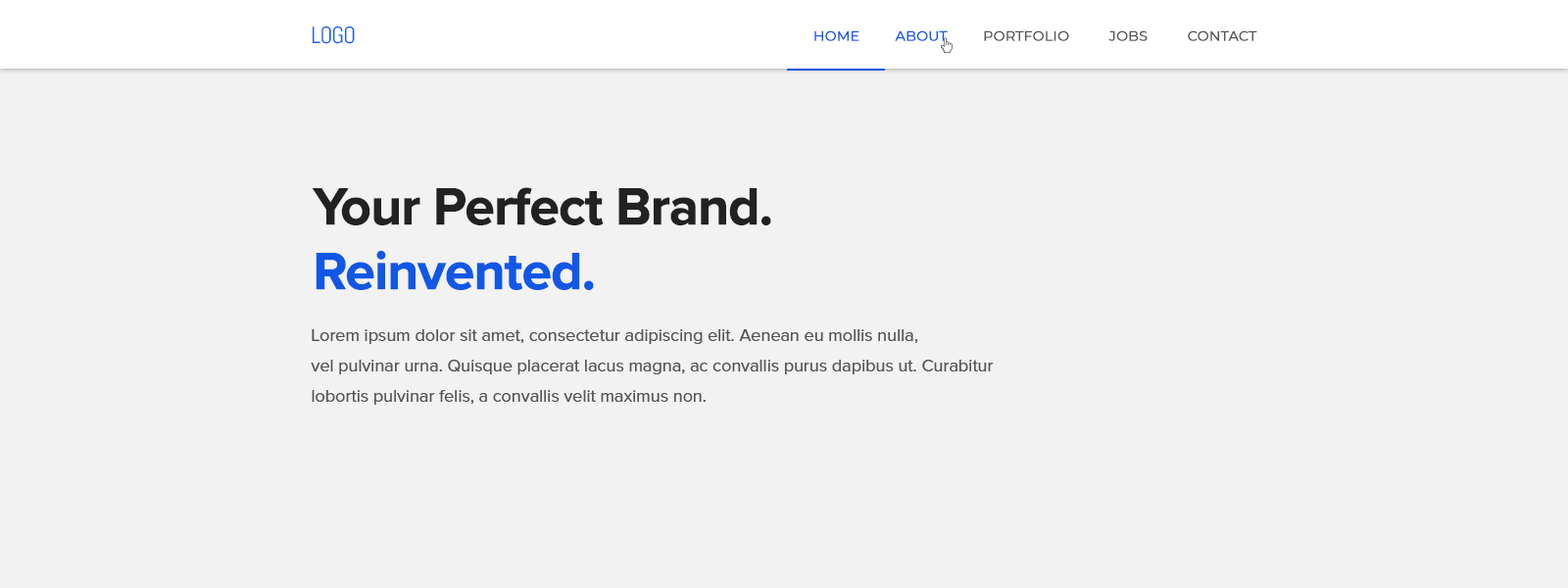
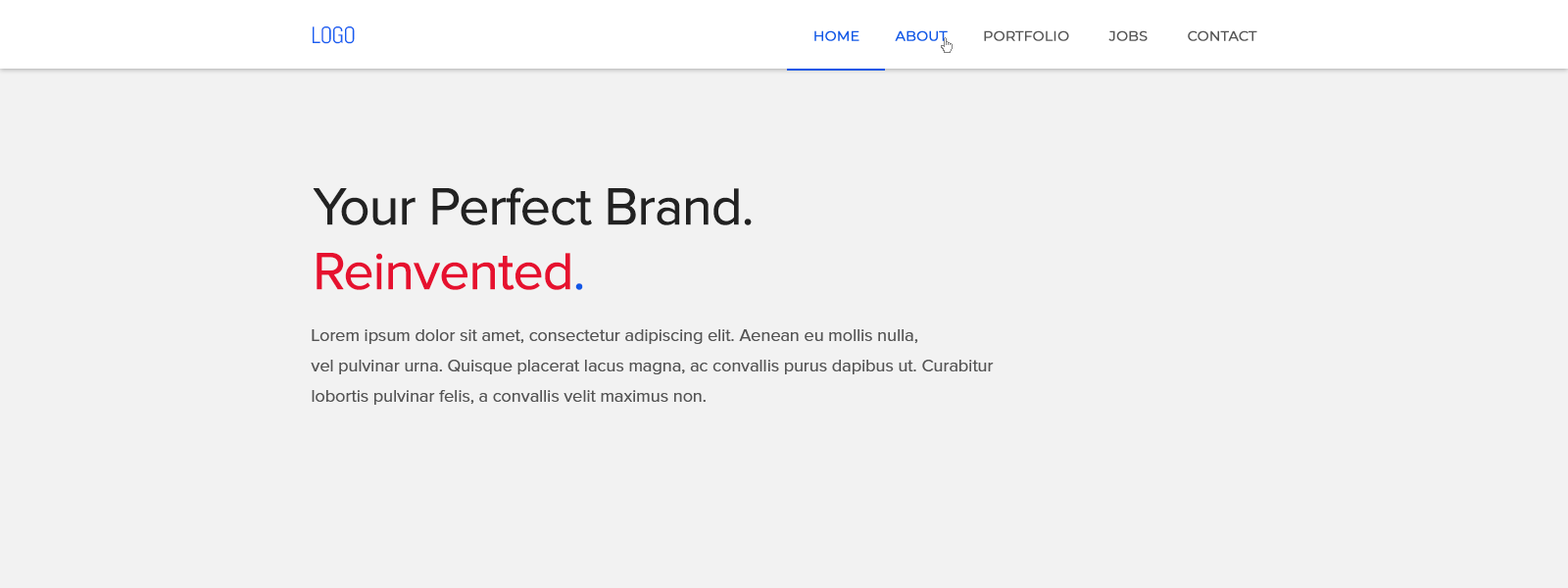
Comparing the layer stacks of the two 1568 x 588 images. Changes:
painted on "Your Perfect Brand. Reinvented." over [312, 187, 772, 291]
